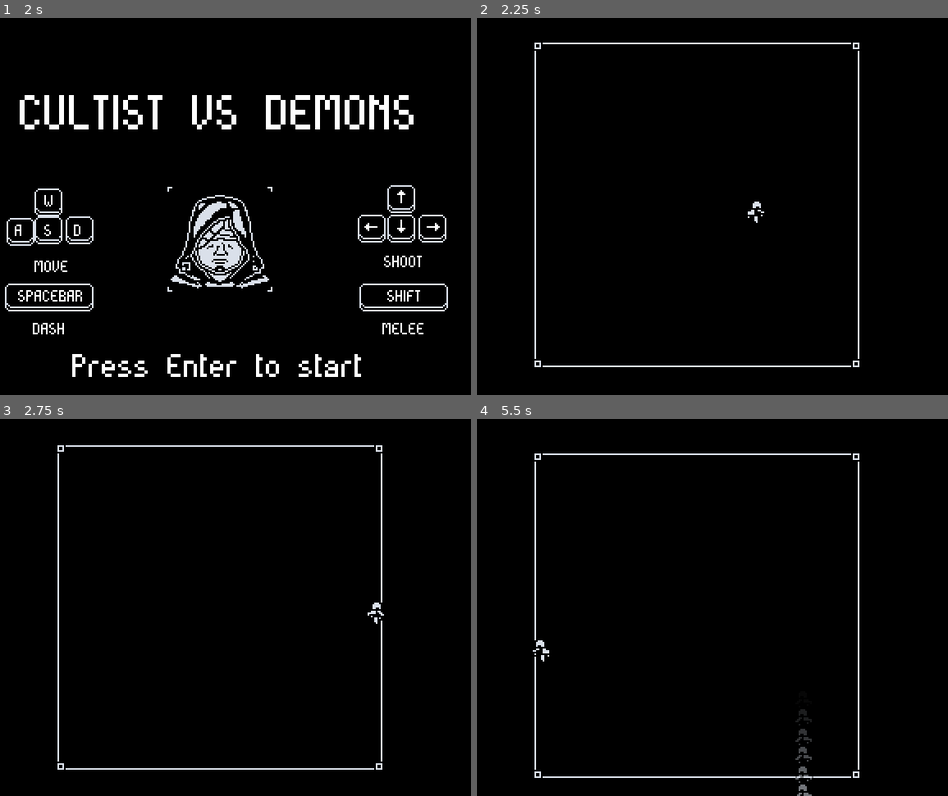
Above: before the commit, frames 1-4 (two rows, left to right).
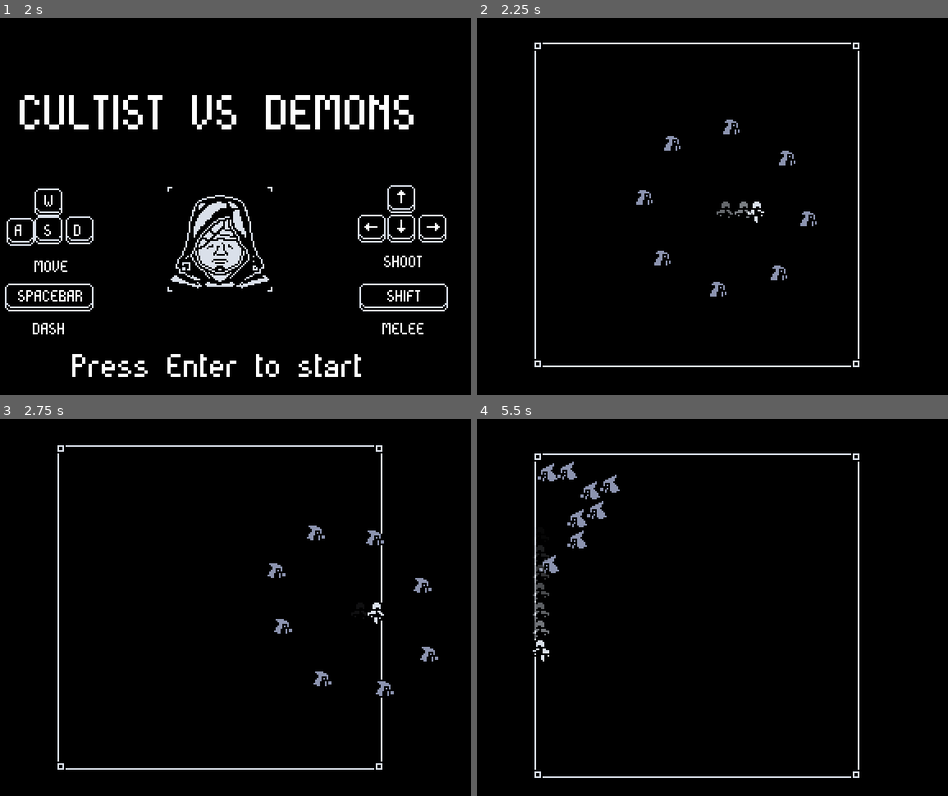
Above: after the commit, the same moments.

Repository: Hairic95/godot-top-down-shooter-template
Game: Godot game, scene res://src/Main.tscn
Same seed, same stepped clock (60 frames per second), same inputs: the game is played once before the commit and once after it.
Inputs:
- Up to frame 1 (2 s): tap Enter (ui_accept) at 0.5, 0.77, 1.25, 1.52 s; hold D 0.53-1.28 s; tap Space (dash) at 0.6 s; hold S from 1.28 s (still down); tap Shift at 1.35 s
- Up to frame 2 (2.25 s): tap Enter (ui_accept) at 2 s; release S at 2.03 s; hold D from 2.03 s (still down); tap Space (dash) at 2.1 s
- Up to frame 3 (2.75 s): keep holding D
- Up to frame 4 (5.5 s): release D at 2.78 s; hold W 2.78-3.53 s; tap Shift at 2.85, 4.35 s; tap Enter (ui_accept) at 3.02, 3.77, 4.52 s; hold A 3.53-5.03 s; tap Space (dash) at 3.6, 5.1 s; hold S from 5.03 s (still down)

Frame 1 is identical in both runs. In frame 2, 0.6% of the frame differs, in the area x 33-73%, y 26-74%; in frame 3, 0.6%; in frame 4, 1.2%, in the area x 11-72%, y 11-100%.

Commit message:
added basic wave system, reworked specter spawn

Diff:
--- a/data/waves.json
+++ /dev/null
@@ -1,18 +0,0 @@
-{
-	"wave_001": {
-		"enemies": [
-			{
-				"type": "specter",
-				"move_rot": 0.524,
-				"start_pos_x": 120,
-				"start_pos_y": 50
-			},
-			{
-				"type": "specter",
-				"move_rot": 1.571,
-				"start_pos_x": 161,
-				"start_pos_y": 181
-			},
-		]
-	}
-}
--- a/project.godot
+++ b/project.godot
@@ -45,6 +45,7 @@
 [autoload]
 
 EventBus="*res://src/autoloads/EventBus.gd"
+WaveCreator="*res://src/autoloads/WaveCreator.gd"
 
 [display]
 
--- a/src/autoloads/EventBus.gd
+++ b/src/autoloads/EventBus.gd
@@ -4,3 +4,5 @@
 
 signal create_bullet(bullet_instance, start_pos, rotation)
 signal create_effect(effect_instance, start_pos)
+
+signal enemy_death(enemy_type)
--- /dev/null
+++ b/src/autoloads/WaveCreator.gd
@@ -0,0 +1,28 @@
+extends Node
+
+onready var specter_enemy_reference = load("res://src/entities/enemies/SpecterEnemy.tscn")
+
+onready var available_waves = {
+	"wave_specter_01": [
+		{
+			"reference": specter_enemy_reference,
+			"quantity": 8
+		}
+	],
+	"wave_specter_02": [
+		{
+			"reference": specter_enemy_reference,
+			"quantity": 6
+		}
+	],
+	"wave_specter_03": [
+		{
+			"reference": specter_enemy_reference,
+			"quantity": 4
+		}
+	]
+}
+
+func get_wave(wave_code):
+	if available_waves.has(wave_code):
+		return available_waves[wave_code]
--- a/src/entities/enemies/Enemy.gd
+++ b/src/entities/enemies/Enemy.gd
@@ -1,5 +1,7 @@
 extends KinematicBody2D
 class_name Enemy
+
+export (String) var enemy_type = "enemy"
 
 export (int) var speed = 50
 
@@ -37,6 +39,7 @@
 	if hit_points == 0:
 		if death_effect != null:
 			EventBus.emit_signal("create_effect", death_effect.instance(), global_position)
+		EventBus.emit_signal("enemy_death", enemy_type)
 		queue_free()
 
 func operate_ai(delta):
--- a/src/entities/enemies/SpecterEnemy.gd
+++ b/src/entities/enemies/SpecterEnemy.gd
@@ -60,6 +60,6 @@
 			bullet_push *= .8
 			if bullet_push.length() <= 2:
 				bullet_push = Vector2.ZERO
-			move_and_slide(movement_direction * (speed + (destination - global_position).length() / 10.0) + bullet_push * 3)
+			move_and_slide(movement_direction * (speed + (destination - global_position).length()) + bullet_push * 3)
 		"Attack":
 			move_and_slide(movement_direction * charge_speed + bullet_push * 3)
--- a/src/entities/enemies/SpecterEnemy.tscn
+++ b/src/entities/enemies/SpecterEnemy.tscn
@@ -5,6 +5,7 @@
 
 [node name="Enemy" instance=ExtResource( 1 )]
 script = ExtResource( 2 )
+enemy_type = "specter"
 speed = 100
 
 [node name="CollisionShape2D" parent="." index="1"]
--- a/src/scenes/BattleScene.gd
+++ b/src/scenes/BattleScene.gd
@@ -1,8 +1,15 @@
 extends Node2D
 
+export (Vector2) var arena_center = Vector2(160, 115)
 export (Rect2) var arena_borders
 
 var player
+
+var battle_waves = [
+	"wave_specter_01",
+	"wave_specter_02",
+	"wave_specter_03"
+]
 
 func _ready():
 	$CameraHandler.global_position = $Arena.global_position
@@ -10,15 +17,12 @@
 
 	var i = 0
 
-	for child in $Entities.get_children():
-		if child is Enemy:
-			child.player = player
-			child.arena_borders = arena_borders
-			child.movement_rotation += 2 * PI / 6 * i
-			i += 1
-
 	EventBus.connect("create_bullet", self, "create_bullet")
 	EventBus.connect("create_effect", self, "create_effect")
+
+	EventBus.connect("enemy_death", self, "enemy_death")
+
+	create_wave(battle_waves[0])
 
 func create_bullet(bullet_instance, start_pos, direction):
 	bullet_instance.global_position = start_pos
@@ -46,3 +50,42 @@
 			new_camera_pos.y += (player.global_position - $Arena.global_position).y / 5
 
 		$CameraHandler.global_position = new_camera_pos
+
+func create_wave(wave_code):
+	var wave_data = WaveCreator.get_wave(wave_code)
+	if wave_data != null:
+		for enemy_data in wave_data:
+			for i in enemy_data.quantity:
+				var enemy_instance = enemy_data.reference.instance()
+				enemy_instance.player = player
+				enemy_instance.arena_borders = arena_borders
+				if enemy_instance is SpecterEnemy:
+					var starting_angle = 2 * PI / enemy_data.quantity * i
+					enemy_instance.global_position = arena_center + Vector2(cos(starting_angle), sin(starting_angle)) * 50
+				$Entities.add_child(enemy_instance)
+				if enemy_instance is SpecterEnemy:
+					update_specter_enemies()
+
+func enemy_death(enemy_type):
+	yield(get_tree().create_timer(.000001), "timeout")
+	if enemy_type == "specter":
+		update_specter_enemies()
+
+func update_specter_enemies():
+	var specter_remaining = 0
+	for child in $Entities.get_children():
+		if child is SpecterEnemy:
+			specter_remaining += 1
+	if specter_remaining < 2:
+		return
+
+	var i = 0
+
+	for child in $Entities.get_children():
+		if child is SpecterEnemy:
+			child.movement_rotation = 2 * PI / specter_remaining * i
+			i += 1
+
+
+func _on_TestTimer_timeout():
+	create_wave(battle_waves[randi()%battle_waves.size()])
--- a/src/scenes/BattleScene.tscn
+++ b/src/scenes/BattleScene.tscn
@@ -50,4 +50,8 @@
 position = Vector2( 160, 115 )
 
 [node name="Effects" type="YSort" parent="."]
-position = Vector2( 160, 100 )
+
+[node name="TestTimer" type="Timer" parent="."]
+wait_time = 3.8
+autostart = true
+[connection signal="timeout" from="TestTimer" to="." method="_on_TestTimer_timeout"]
--- a/src/wave_references/WaveReferences.tscn
+++ b/src/wave_references/WaveReferences.tscn
@@ -9,16 +9,27 @@
 position = Vector2( 160, 115 )
 texture = ExtResource( 1 )
 
-[node name="SpecterWave" type="Node2D" parent="."]
+[node name="SpecterWave_001" type="Node2D" parent="."]
 
-[node name="Enemy" parent="SpecterWave" instance=ExtResource( 2 )]
-position = Vector2( 215, 149 )
-movement_rotation = 0.524
+[node name="Enemy" parent="SpecterWave_001" instance=ExtResource( 2 )]
+position = Vector2( 210, 115 )
 
-[node name="Enemy2" parent="SpecterWave" instance=ExtResource( 2 )]
-position = Vector2( 161, 181 )
-movement_rotation = 1.571
+[node name="Enemy2" parent="SpecterWave_001" instance=ExtResource( 2 )]
+position = Vector2( 135, 158 )
+movement_rotation = 2.094
 
-[node name="Enemy3" parent="SpecterWave" instance=ExtResource( 2 )]
-position = Vector2( 105, 149 )
-movement_rotation = 2.617
+[node name="Enemy4" parent="SpecterWave_001" instance=ExtResource( 2 )]
+position = Vector2( 185, 158 )
+movement_rotation = 2.094
+
+[node name="Enemy5" parent="SpecterWave_001" instance=ExtResource( 2 )]
+position = Vector2( 135, 72 )
+movement_rotation = 4.187
+
+[node name="Enemy6" parent="SpecterWave_001" instance=ExtResource( 2 )]
+position = Vector2( 185, 72 )
+movement_rotation = 5.234
+
+[node name="Enemy3" parent="SpecterWave_001" instance=ExtResource( 2 )]
+position = Vector2( 110, 115 )
+movement_rotation = 3.14
